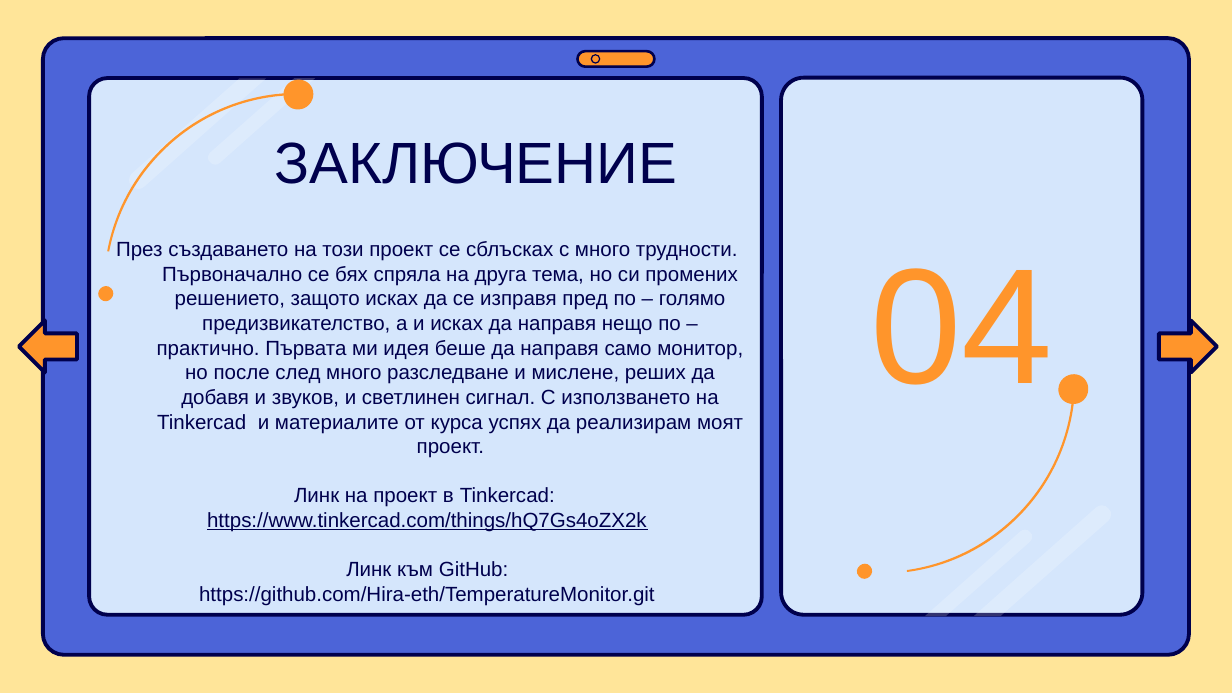
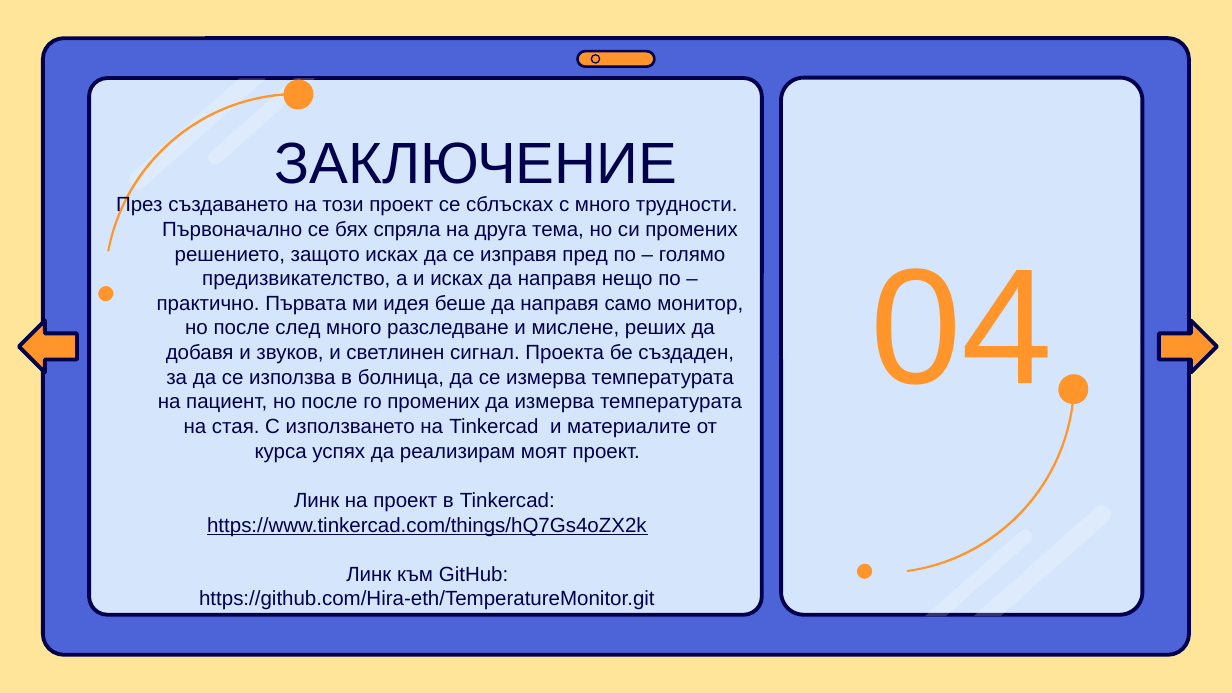
Before and after one commit to Hira-eth/TemperatureMonitor, a slide deck: slide 11 of Temperature Monitor PowerPoint.pptx (slide 10 before the commit). Drawn at 1232x693 pixels with LibreOffice and Linux fonts; fonts in the diff are those of the drawing. Boxes give left, top, right and bottom in pixels: in the first picture for what was removed or moved away, otherwise in the second. Text is boxed around its words. In the diff, an @@ line names an element or a change of style, - is before the commit and + after.

Commit message:
Changed Presentation

```diff
--- a/Temperature Monitor PowerPoint.pptx
+++ b/Temperature Monitor PowerPoint.pptx
@@ subtitle "През създаването на този проект ...": place and size @@
-subtitle "През създаването на този проект ..." at bbox=[116, 241, 743, 606]
+subtitle "През създаването на този проект ..." at bbox=[116, 195, 743, 610]
@@ subtitle at bbox=[116, 195, 743, 463]: text changed @@
-През създаването на този проект се сблъсках с много трудности. Първоначално се бях спряла на друга тема, но си промених решението, защото исках да се изправя пред по – голямо предизвикателство, а и исках да направя нещо по – практично. Първата ми идея беше да направя само монитор, но после след много разследване и мислене, реших да добавя и звуков, и светлинен сигнал. С използването на Tinkercad и материалите от курса успях да реализирам моят проект.
+През създаването на този проект се сблъсках с много трудности. Първоначално се бях спряла на друга тема, но си промених решението, защото исках да се изправя пред по – голямо предизвикателство, а и исках да направя нещо по – практично. Първата ми идея беше да направя само монитор, но после след много разследване и мислене, реших да добавя и звуков, и светлинен сигнал. Проекта бе създаден, за да се използва в болница, да се измерва температурата на пациент, но после го промених да измерва температурата на стая. С използването на Tinkercad и материалите от курса успях да реализирам моят проект.
```
Also in this commit, not shown: 2 other slides changed, 1 slide added.
